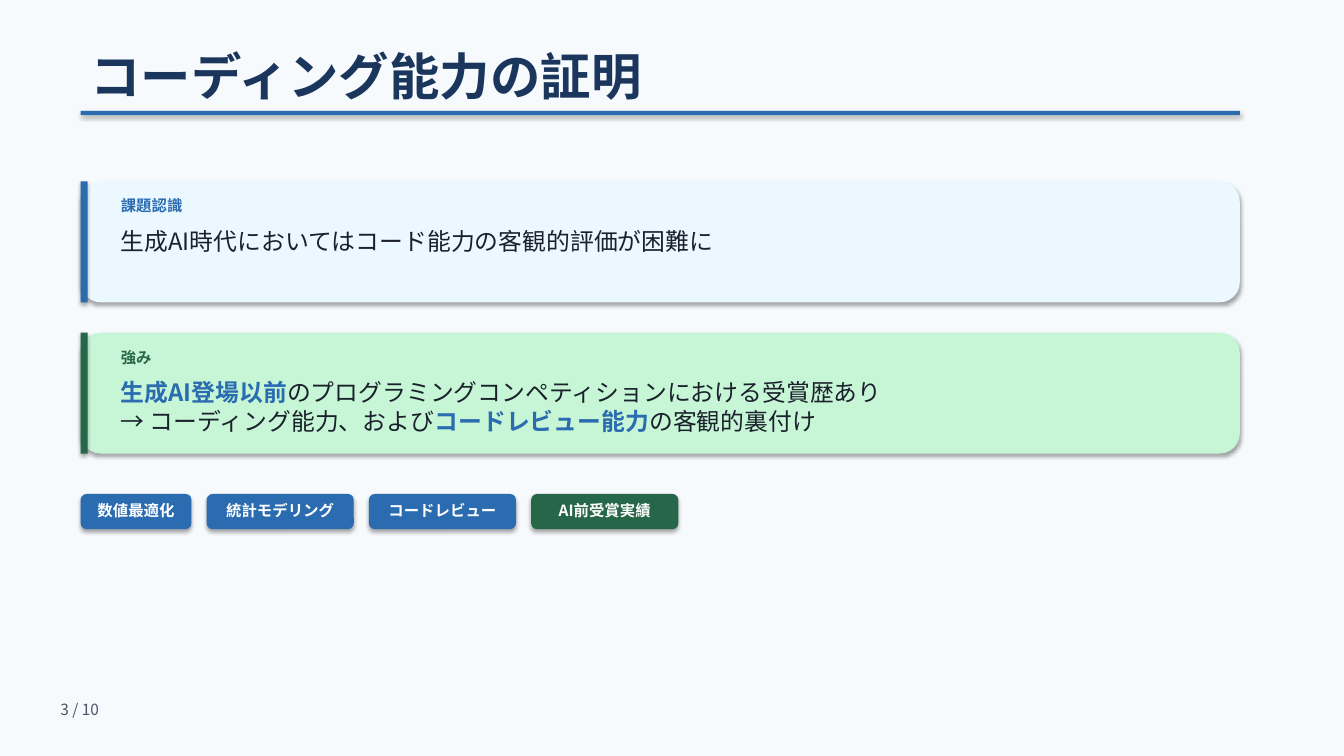
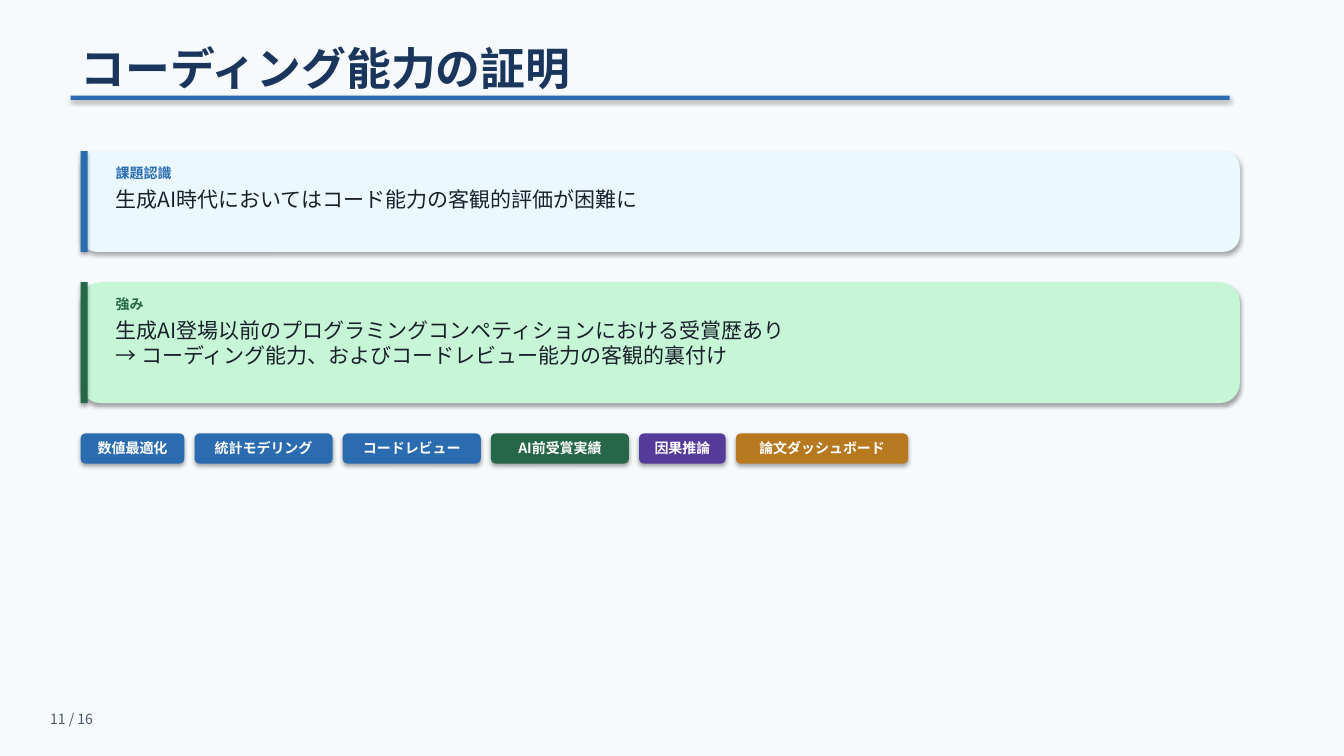
Before and after one commit to bougtoir/heat-accidents-mortality, a slide deck: slide 11 of meeting-slides/meeting_slides.pptx (slide 3 before the commit). Drawn at 1344x756 pixels with LibreOffice and Linux fonts; fonts in the diff are those of the drawing. Boxes give left, top, right and bottom in pixels: in the first picture for what was removed or moved away, otherwise in the second. Text is boxed around its words. In the diff, an @@ line names an element or a change of style, - is before the commit and + after.

```diff
--- a/meeting-slides/meeting_slides.pptx
+++ b/meeting-slides/meeting_slides.pptx
@@ text "コーディング能力の証明": place and size @@
-text "コーディング能力の証明" at (91,51,642,100)
+text "コーディング能力の証明" at (80,46,570,96)
@@ text "コーディング能力の証明" at (80,46,570,96): size 36 to 32 pt @@
@@ rectangle: place and size @@
-rectangle at (81,111,1240,115)
+rectangle at (71,96,1230,100)
@@ rounded rectangle: place and size @@
-rounded rectangle at (81,181,1240,302)
+rounded rectangle at (81,151,1240,252)
@@ rectangle: place and size @@
-rectangle at (81,181,88,302)
+rectangle at (81,151,88,252)
@@ text "課題認識": place and size @@
-text "課題認識" at (121,196,183,216)
+text "課題認識" at (116,164,172,182)
@@ text "生成AI時代においてはコード能力の客観的評価が困難に": place and size @@
-text "生成AI時代においてはコード能力の客観的評価が困難に" at (121,230,714,252)
+text "生成AI時代においてはコード能力の客観的評価が困難に" at (116,189,638,209)
@@ text "生成AI時代においてはコード能力の客観的評価が困難に" at (116,189,638,209): size 17 to 15 pt @@
@@ rounded rectangle: place and size @@
-rounded rectangle at (81,333,1240,454)
+rounded rectangle at (81,282,1240,403)
@@ rectangle: place and size @@
-rectangle at (81,333,88,454)
+rectangle at (81,282,88,403)
@@ text "強み": place and size @@
-text "強み" at (121,350,152,365)
+text "強み" at (116,297,144,310)
@@ text "生成AI登場以前のプログラミングコンペティションにおける受賞歴あり → コーディング能力、およびコードレビュー能力の客観 ...": place and size @@
-text "生成AI登場以前のプログラミングコンペティションにおける受賞歴あり → コーディング能力、およびコードレビュー能力の客観 ..." at (121,381,882,432)
+text "生成AI登場以前のプログラミングコンペティションにおける受賞歴あり → コーディング能力、およびコードレビュー能力の客観 ..." at (116,320,785,365)
@@ text "生成AI登場以前のプログラミングコンペティションにおける受賞歴あり → コーディング能力、およびコードレビュー能力の客観 ..." at (116,320,785,365): size 17 to 15 pt; text colour #2B6CB0 to #1A202C, bold off in "生成AI登場以前のプログラミングコンペティションにおける受賞歴あり コーディング能力、およびコードレビュー能力の客観的裏 ..." @@
@@ text "数値最適化": place and size @@
-text "数値最適化" at (97,503,174,518)
+text "数値最適化" at (98,439,168,457)
@@ rounded rectangle: place and size @@
-rounded rectangle at (81,494,192,529)
+rounded rectangle at (81,434,185,464)
@@ text "統計モデリング": place and size @@
-text "統計モデリング" at (226,503,334,518)
+text "統計モデリング" at (215,441,313,455)
@@ rounded rectangle: place and size @@
-rounded rectangle at (207,494,354,529)
+rounded rectangle at (195,434,333,464)
@@ text "コードレビュー": place and size @@
-text "コードレビュー" at (388,503,496,517)
+text "コードレビュー" at (363,441,461,454)
@@ rounded rectangle: place and size @@
-rounded rectangle at (369,494,516,529)
+rounded rectangle at (343,434,481,464)
@@ size 11 to 10 pt in 6 elements at (116,164,172,182), (116,297,144,310), (98,439,168,457), (215,441,313,455), (363,441,461,454), (518,441,601,454) @@
@@ text "AI前受賞実績": place and size @@
-text "AI前受賞実績" at (559,503,651,518)
+text "AI前受賞実績" at (518,441,601,454)
@@ rounded rectangle: place and size @@
-rounded rectangle at (531,494,679,529)
+rounded rectangle at (491,434,629,464)
@@ rounded rectangle added at (639,434,726,464), fill #553C9A @@
@@ text added at (655,439,711,457), 10 pt, text #FFFFFF, bold @@
+因果推論
@@ rounded rectangle added at (736,434,908,464), fill #B7791F @@
@@ text added at (759,441,885,455), 10 pt, text #FFFFFF, bold @@
+論文ダッシュボード
@@ text added at (50,713,93,724), 10 pt, text #4A5568 @@
+11 / 16
@@ text removed at (60,703,99,715) @@
-3 / 10
```
Also in this commit, not shown: 4 other slides changed, 11 slides added, 5 slides removed, 5 other files.
